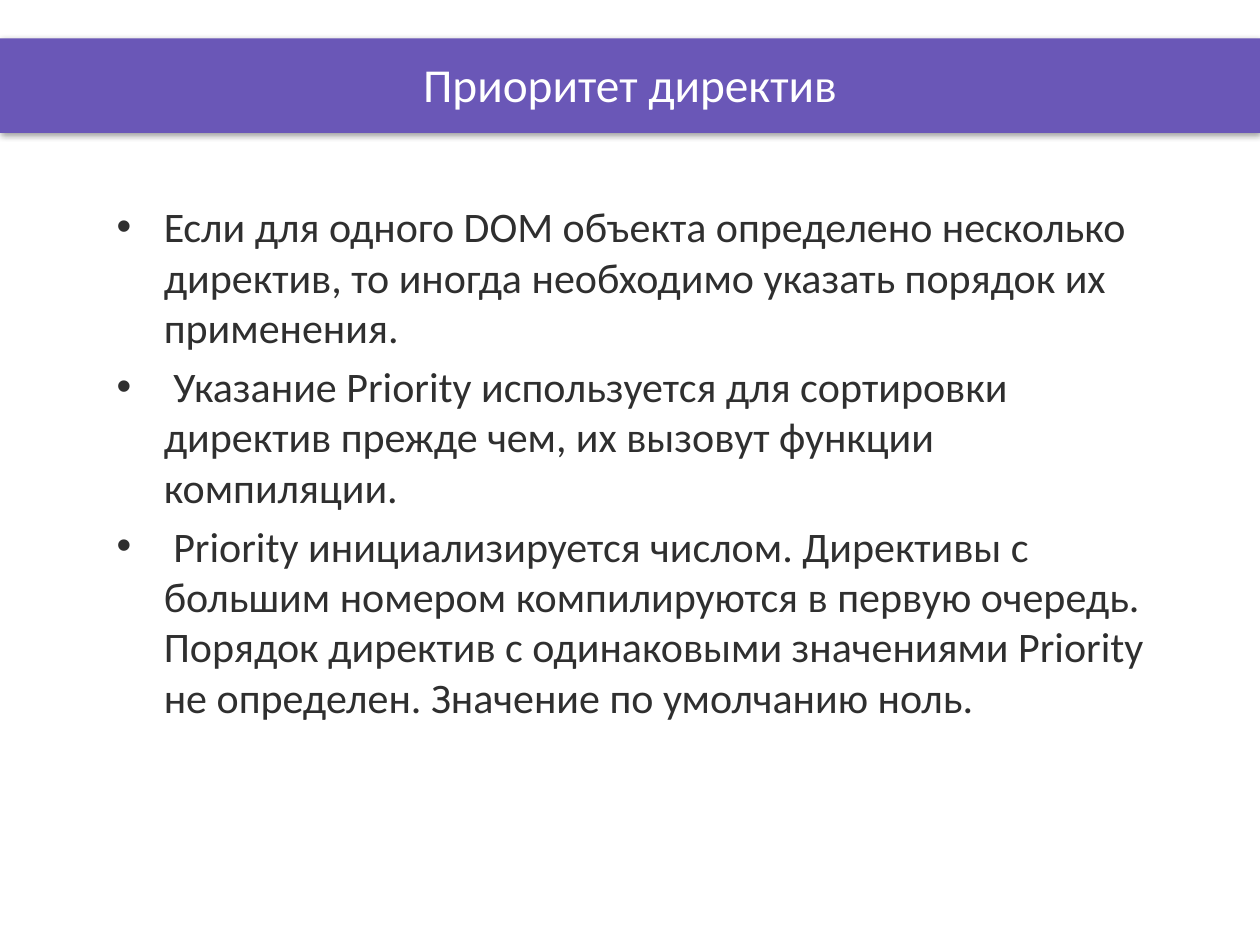
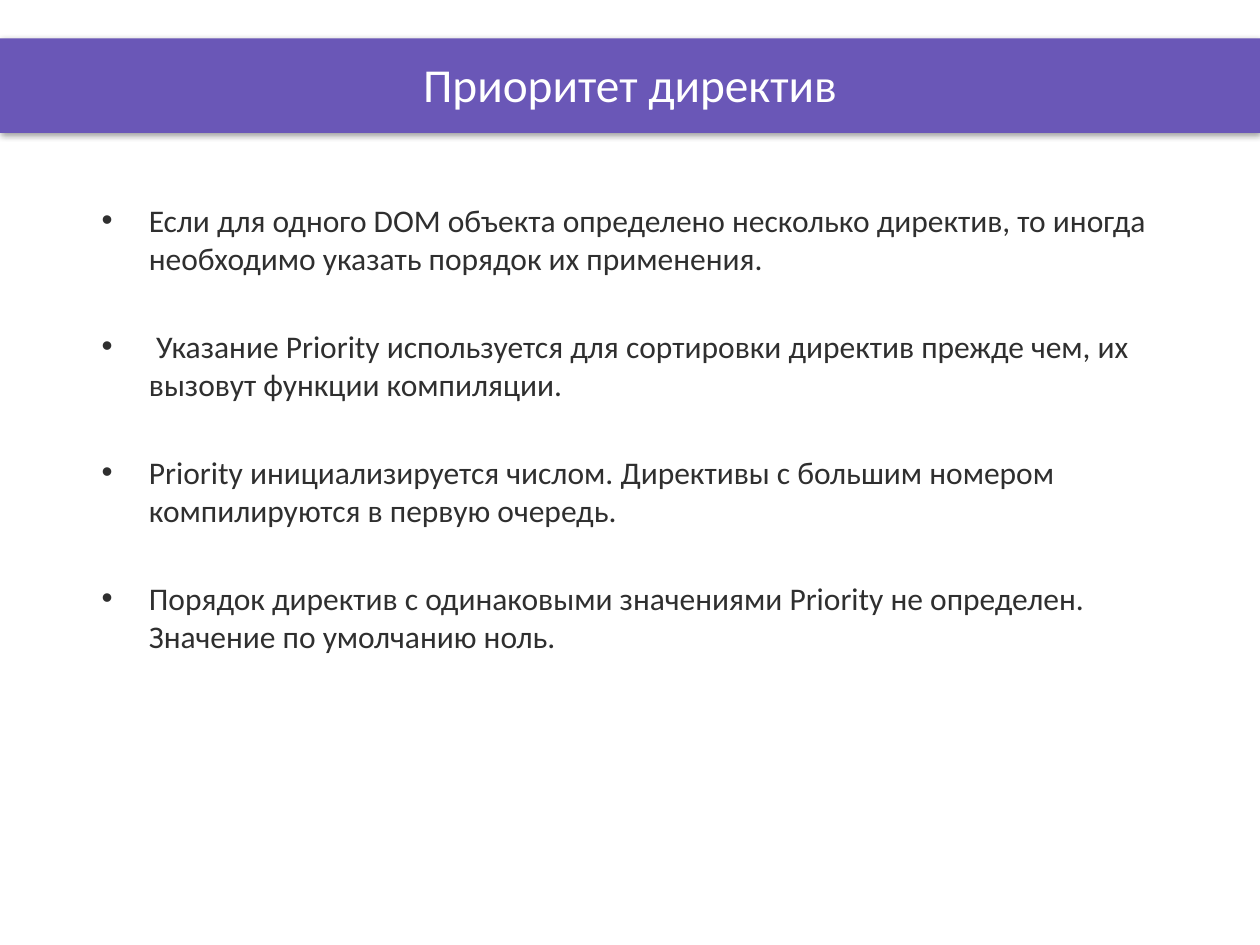
Before and after one commit to DinamickaDevelopment/ignite, a slide deck: slide 3 of AngularJS/lesson_18/Presentation/directives_2.pptx. Drawn at 1260x945 pixels with LibreOffice and Linux fonts; fonts in the diff are those of the drawing; background and template pictures are left out. Boxes give left, top, right and bottom in pixels: in the first picture for what was removed or moved away, otherwise in the second. Text is boxed around its words. In the diff, an @@ line names an element or a change of style, - is before the commit and + after.

```diff
--- a/AngularJS/lesson_18/Presentation/directives_2.pptx
+++ b/AngularJS/lesson_18/Presentation/directives_2.pptx
@@ text "Если для одного DOM объекта ..." moved from (x1=164, y1=213, x2=1143, y2=720) to (x1=149, y1=210, x2=1145, y2=653) @@
@@ text at (x1=149, y1=210, x2=1145, y2=401): size 24 to 18 pt in "Если для одного DOM объекта определено несколько ...", "Указание Priority используется для сортировки директив прежд ..."; less space between paragraphs @@
@@ text at (x1=149, y1=462, x2=1084, y2=653): text changed; size 24 to 18 pt @@
-• Priority инициализируется числом. Директивы с большим номером компилируются в первую очередь. Порядок директив с одинаковыми значениями Priority не определен. Значение по умолчанию ноль.
+• Priority инициализируется числом. Директивы с большим номером компилируются в первую очередь.
+• Порядок директив с одинаковыми значениями Priority не определен. Значение по умолчанию ноль.
```
Also in this commit, not shown: 4 other slides changed, 11 other files.
